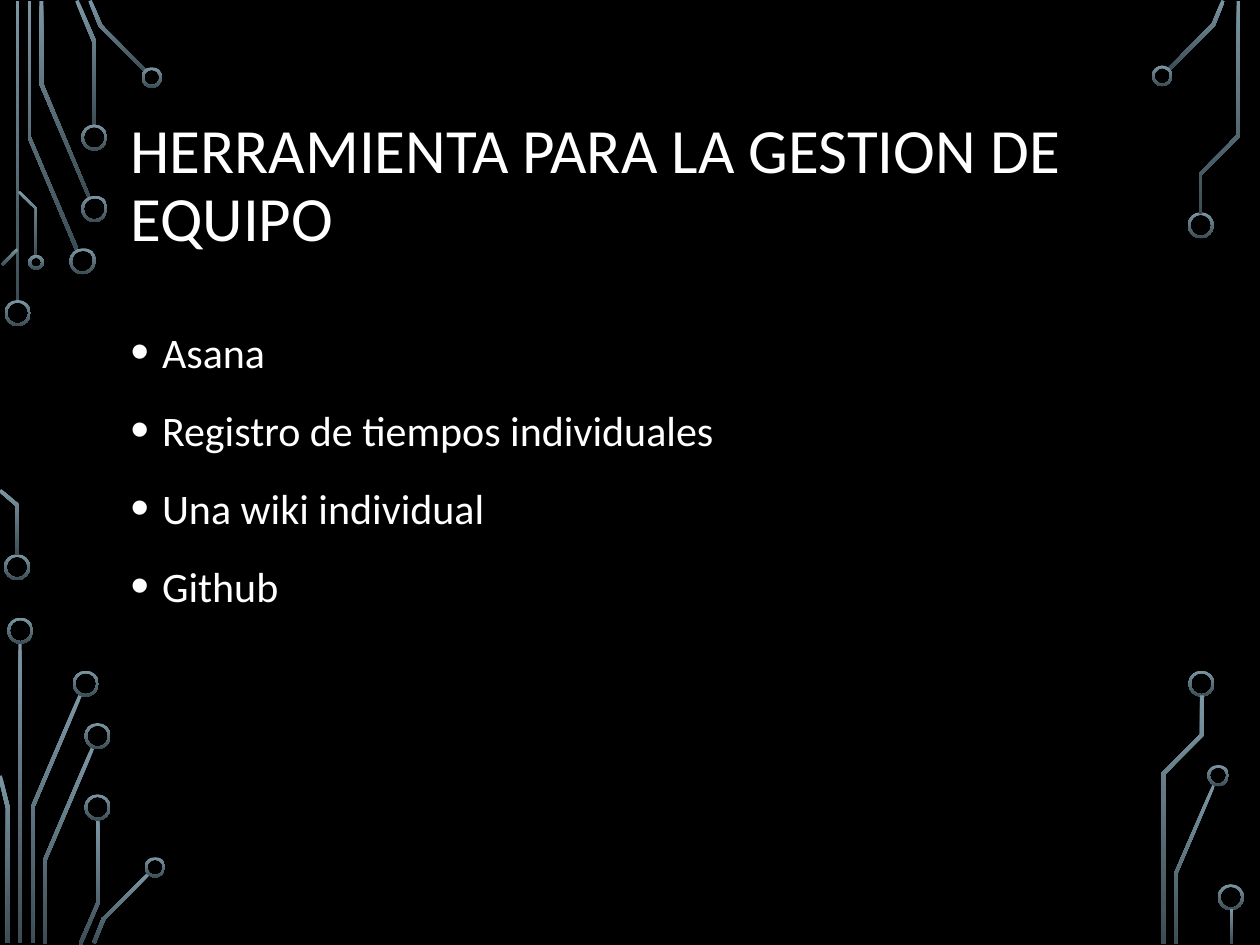
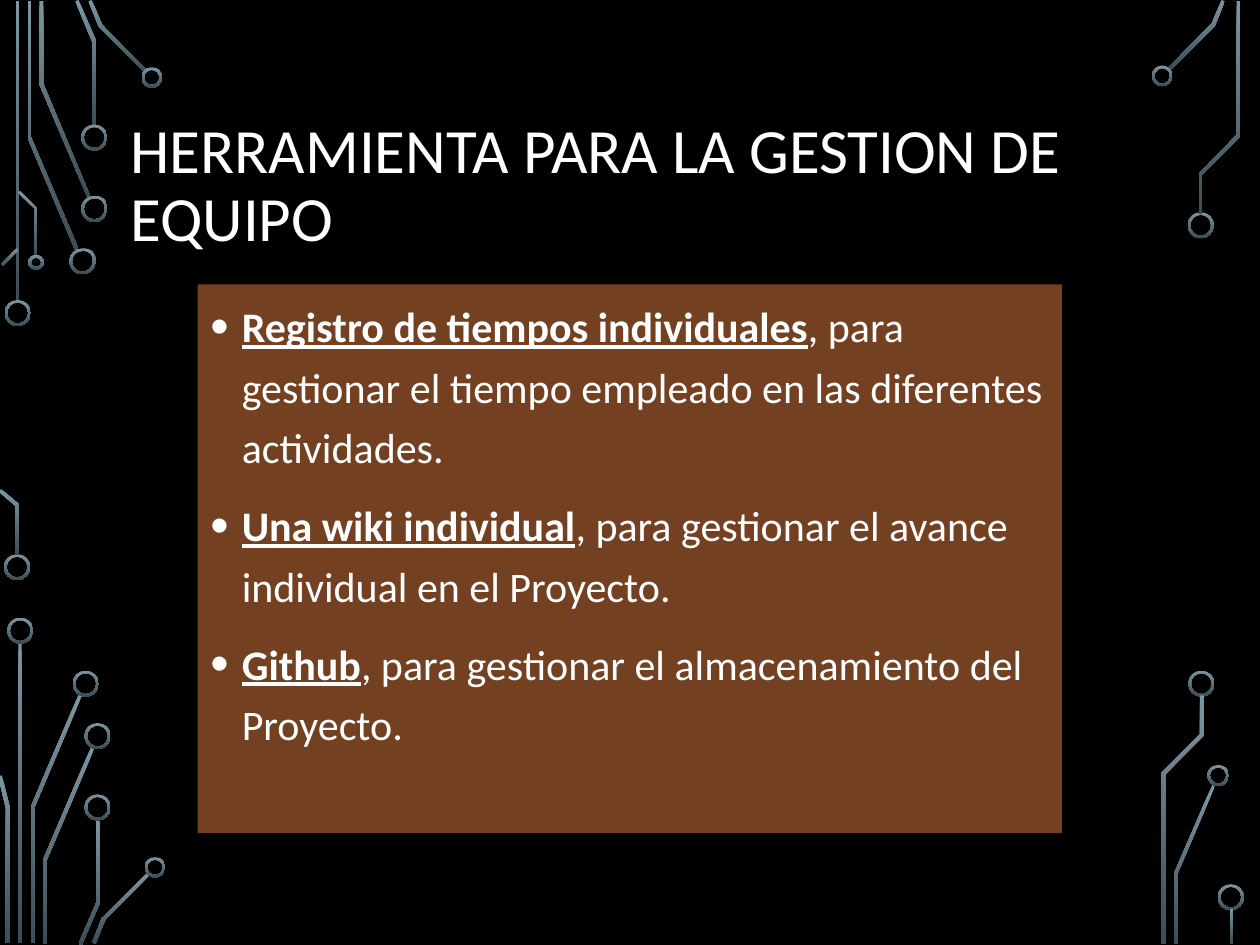
Before and after one commit to camiloXweird/IngenieriaDeSoftware, a slide deck: slide 10 of Documentos/Presentacion_PosmortemCiclo2.pptx. Drawn at 1260x945 pixels with LibreOffice and Linux fonts; fonts in the diff are those of the drawing; background and template pictures are left out. Boxes give left, top, right and bottom in pixels: in the first picture for what was removed or moved away, otherwise in the second. Text is boxed around its words. In the diff, an @@ line names an element or a change of style, - is before the commit and + after.

```diff
--- a/Documentos/Presentacion_PosmortemCiclo2.pptx
+++ b/Documentos/Presentacion_PosmortemCiclo2.pptx
@@ rectangle added at (198,285,1062,834), fill #E78045 at 50% opacity, 24 pt, text #FFFFFF @@
+• Registro de tiempos individuales, para gestionar el tiempo empleado en las diferentes actividades.
+• Una wiki individual, para gestionar el avance individual en el Proyecto.
+• Github, para gestionar el almacenamiento del Proyecto.
@@ text removed at (162,341,713,603) @@
-• Asana
-• Registro de tiempos individuales
-• Una wiki individual
-• Github
```
Also in this commit, not shown: 14 other slides changed, 4 slides added, 2 slides removed, 1 other file.
